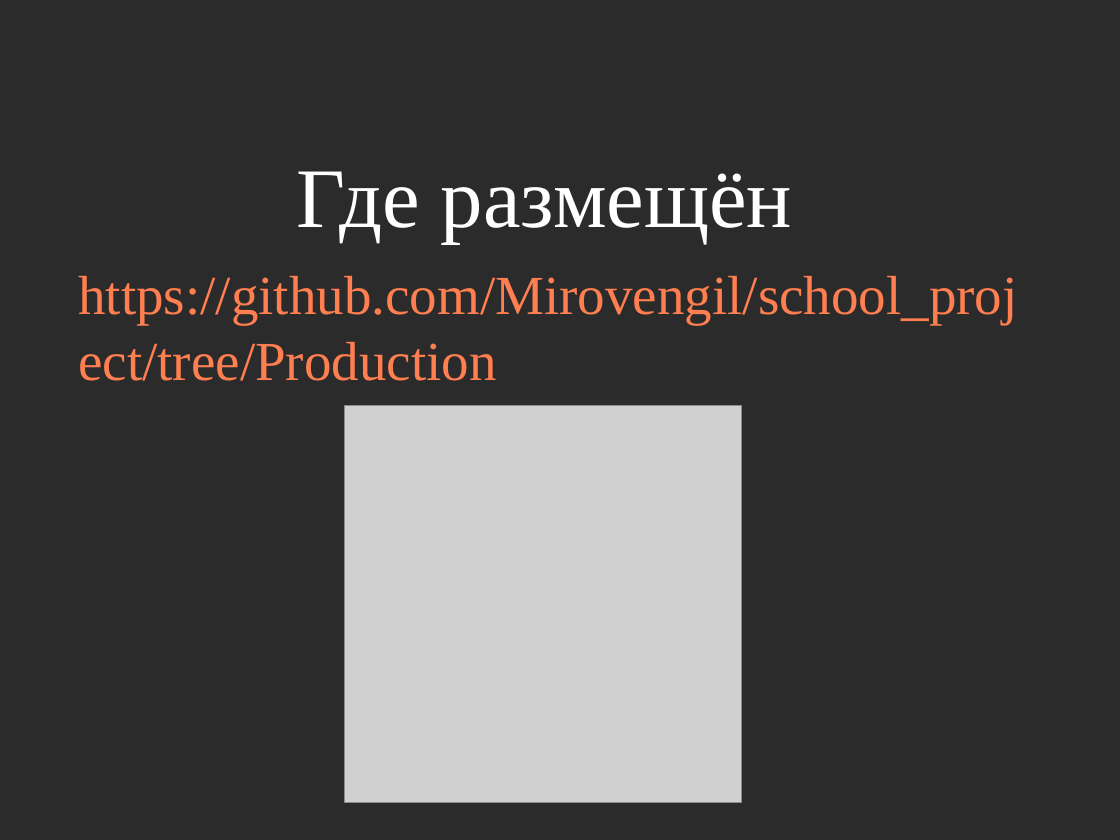
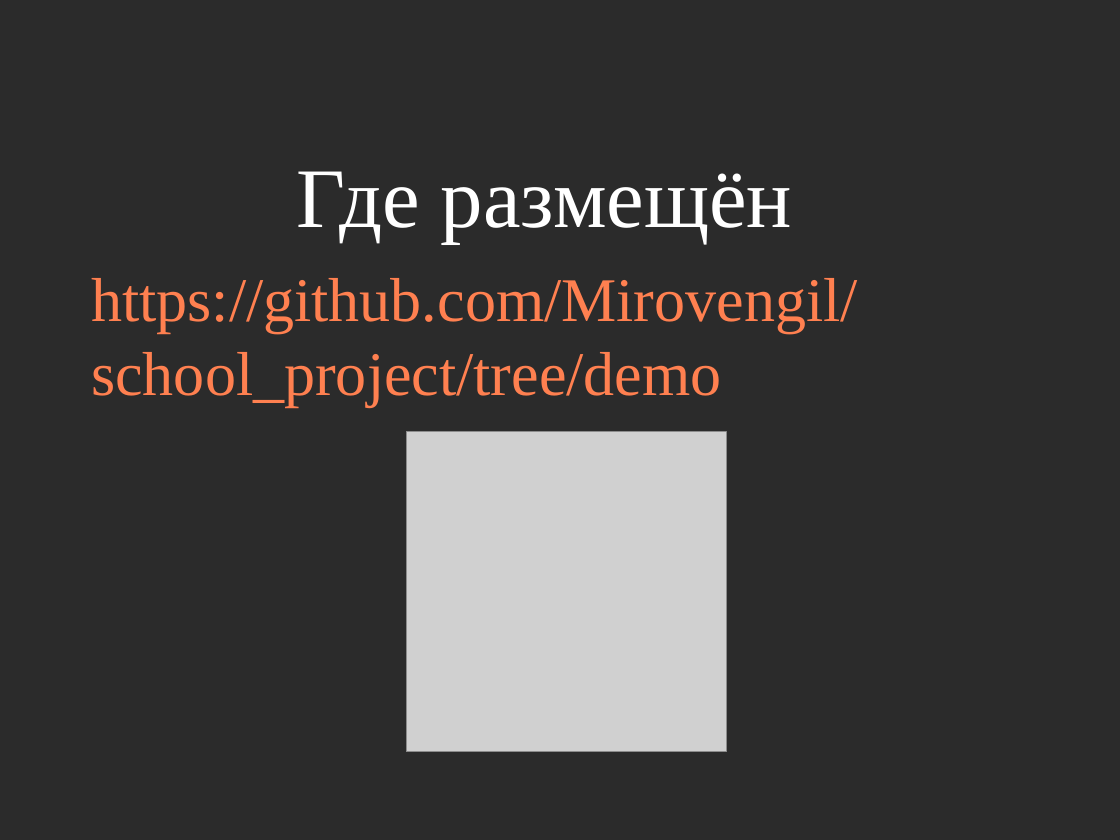
Before and after one commit to Mirovengil/school_project, a slide deck: slide 11 of project_page/Презентация/Шаблон.odp. Drawn at 1120x840 pixels with LibreOffice and Linux fonts; fonts in the diff are those of the drawing; grey boxes stand for pictures; background and template pictures are left out; a plain dark background stands for a picture behind light text. Boxes give left, top, right and bottom in pixels: in the first picture for what was removed or moved away, otherwise in the second. Text is boxed around its words. In the diff, an @@ line names an element or a change of style, - is before the commit and + after.

```diff
--- a/project_page/Презентация/Шаблон.odp
+++ b/project_page/Презентация/Шаблон.odp
@@ text at <box>91,278,858,407</box>: text changed; size 39 to 44 pt; text colour #FF7F50 to #FF8050 @@
-https://github.com/Mirovengil/school_project/tree/Production
+https://github.com/Mirovengil/school_project/tree/demo
@@ picture: place and size @@
-picture at <box>345,406,742,803</box>
+picture at <box>407,432,727,752</box>
```
Also in this commit, not shown: 4 other files.
